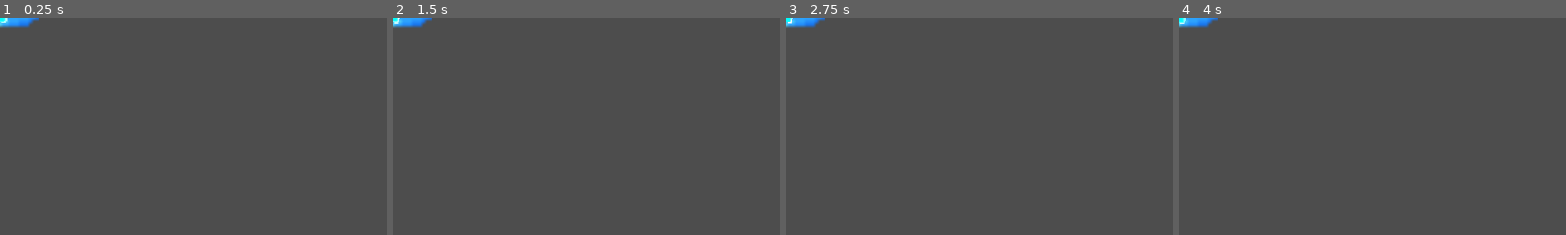
Above: before the commit, frames 1-4 (left to right).
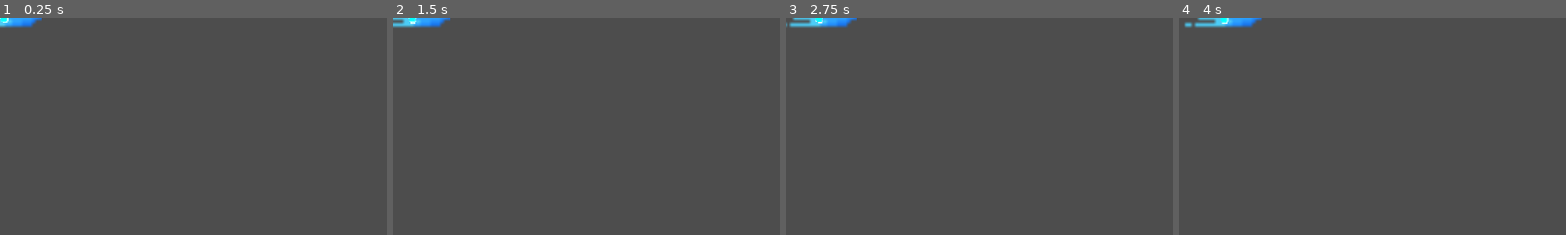
Above: after the commit, the same moments.

Repository: nathan-tang/astronautwithapen
Game: Godot game, scene res://Scenes/bullet.tscn
The game is run twice, just before and just after one commit, with the same random seed, the same clock (stepped at 60 frames per second) and the same inputs. This scene is started directly instead of the project's main scene.
Inputs (mouse positions are % of the whole screen's width and height, from its top left):
- Up to frame 1 (0.25 s): no input
- Up to frame 2 (1.5 s): tap Enter at 0.5 s; move the mouse to (72, 45) at 0.52 s; hold D (move_right) 0.53-1.25 s; tap E (spawn_enemy) at 0.6 s; click (72, 45) at 0.67 s; tap Space (jump) at 0.77, 1.25 s; drag from (30, 55) to (45, 70) at 1.27 s
- Up to frame 3 (2.75 s): tap Enter at 2 s; move the mouse to (60, 28) at 2.02 s; hold D (move_right) from 2.03 s (still down); tap E (spawn_enemy) at 2.1 s
- Up to frame 4 (4 s): release D (move_right) at 2.75 s; tap Space (jump) at 2.75, 3.77 s; drag from (45, 70) to (20, 35) at 2.77 s; move the mouse to (80, 65) at 3.52 s; hold A (move_left) from 3.53 s (still down); tap E (spawn_enemy) at 3.6 s
The pictures show only the part of the screen within x 0-50%, y 0-50%; the shares and areas given below are measured in that part.

The runs differ from the first frame. In frame 1, 0.1% of the frame differs, in the area x 0-11%, y 0-5%; in frame 2, 0.5%; in frame 3, 0.7%; in frame 4, 0.9%, in the area x 0-22%, y 0-5%.

Commit message:
homing bullet

Diff:
--- a/Scenes/bullet.tscn
+++ b/Scenes/bullet.tscn
@@ -4,7 +4,7 @@
 [ext_resource type="Texture2D" uid="uid://dwur6qpm4iabr" path="res://Assets/Sprites/blue_bullet.png" id="2_sprite"]
 
 [sub_resource type="CircleShape2D" id="CircleShape2D_1"]
-radius = 40.0
+radius = 20.0
 
 [node name="Bullet" type="RigidBody2D"]
 collision_layer = 2
--- a/Scripts/bullet.gd
+++ b/Scripts/bullet.gd
@@ -8,9 +8,16 @@
 
 @export_group("Bullet Settings")
 @export var bullet_speed: float = 800.0
+@export var acceleration: float = 1200.0  ## How fast bullet accelerates to max speed
 @export var lifetime: float = 5.0  ## Auto-destroy after this many seconds
 @export var damage: float = 10.0
 @export var pierce_count: int = 0  ## How many targets it can pierce through (0 = destroy on first hit)
+
+@export_group("Homing Settings")
+@export var homing_enabled: bool = true  ## Enable homing behavior
+@export var homing_strength: float = 3.0  ## How aggressively bullet turns (0-10, higher = sharper turns)
+@export var homing_range: float = 800.0  ## Max distance to detect targets (0 = infinite)
+@export var homing_delay: float = 0.0  ## Delay before homing activates (seconds)
 
 @export_group("Explosion Settings")
 @export var explosion_radius: float = 100.0
@@ -21,6 +28,11 @@
 var time_alive: float = 0.0
 var hits_remaining: int = 0
 var direction: Vector2 = Vector2.RIGHT
+var current_speed: float = 0.0  ## Current speed (accelerates from 0 to bullet_speed)
+
+# Homing state
+var current_target: Node2D = null
+var homing_active: bool = false
 
 # Visual components
 @onready var sprite: Sprite2D = $Sprite2D
@@ -37,6 +49,10 @@
 	lock_rotation = true  # Don't rotate from physics, only from code
 	freeze_mode = RigidBody2D.FREEZE_MODE_KINEMATIC  # Don't freeze when off-screen
 
+	# Enable contact monitoring for collision detection
+	contact_monitor = true
+	max_contacts_reported = 4
+
 	# Initialize pierce counter
 	hits_remaining = pierce_count + 1  # +1 for initial hit
 
@@ -48,6 +64,17 @@
 
 
 func _physics_process(delta: float) -> void:
+	# Accelerate to max speed
+	if current_speed < bullet_speed:
+		current_speed = min(current_speed + acceleration * delta, bullet_speed)
+
+	# Apply homing behavior
+	if homing_enabled and homing_active:
+		apply_homing(delta)
+	else:
+		# If not homing, just accelerate in the initial direction
+		linear_velocity = direction * current_speed
+
 	# Rotate sprite to match velocity direction
 	if linear_velocity.length() > 0:
 		rotation = linear_velocity.angle()
@@ -57,23 +84,93 @@
 	# Track lifetime
 	time_alive += delta
 
+	# Activate homing after delay
+	if homing_enabled and not homing_active and time_alive >= homing_delay:
+		homing_active = true
+
 	# Destroy after lifetime expires
 	if time_alive >= lifetime:
 		queue_free()
 
 
+func apply_homing(delta: float) -> void:
+	"""Smoothly steer bullet toward nearest slime enemy"""
+	# Update target if current target is invalid
+	if not is_instance_valid(current_target) or (current_target is SlimeEnemy and current_target.is_dead):
+		current_target = find_nearest_slime()
+
+	# If no valid target, continue straight
+	if not current_target:
+		return
+
+	# Check if target is within range
+	var distance_to_target = global_position.distance_to(current_target.global_position)
+	if homing_range > 0 and distance_to_target > homing_range:
+		current_target = null
+		return
+
+	# Calculate direction to target
+	var direction_to_target = (current_target.global_position - global_position).normalized()
+
+	# Get current velocity direction
+	var current_direction = linear_velocity.normalized()
+
+	# Smoothly interpolate between current direction and target direction
+	var new_direction = current_direction.lerp(direction_to_target, homing_strength * delta)
+
+	# Update velocity with new direction using current_speed (which accelerates)
+	linear_velocity = new_direction.normalized() * current_speed
+
+
+func find_nearest_slime() -> Node2D:
+	"""Find the nearest SlimeEnemy in the scene"""
+	var nearest_slime: Node2D = null
+	var nearest_distance: float = INF
+
+	# Get all nodes in the "enemies" group (you may need to add slimes to this group)
+	# Or search for all SlimeEnemy instances
+	var slimes = get_tree().get_nodes_in_group("enemies")
+
+	# Fallback: search all nodes for SlimeEnemy type if group is empty
+	if slimes.is_empty():
+		slimes = []
+		# Get all children of the root recursively and filter for SlimeEnemy
+		var all_nodes = get_tree().root.get_children()
+		for node in all_nodes:
+			_collect_slimes(node, slimes)
+
+	for slime in slimes:
+		if slime is SlimeEnemy and not slime.is_dead:
+			var distance = global_position.distance_to(slime.global_position)
+
+			# Check range limit
+			if homing_range > 0 and distance > homing_range:
+				continue
+
+			if distance < nearest_distance:
+				nearest_distance = distance
+				nearest_slime = slime
+
+	return nearest_slime
+
+
+func _collect_slimes(node: Node, slimes_array: Array) -> void:
+	"""Recursively collect all SlimeEnemy nodes"""
+	if node is SlimeEnemy:
+		slimes_array.append(node)
+
+	for child in node.get_children():
+		_collect_slimes(child, slimes_array)
+
+
 func _on_body_entered(body: Node) -> void:
 	# Emit hit signal
 	hit_target.emit(body, global_position)
 
-	# Decrement hits remaining
-	hits_remaining -= 1
-
-	# Destroy if no hits remaining
-	if hits_remaining <= 0:
-		create_impact_effect()
-		apply_explosion_force()
-		queue_free()
+	# Always destroy on contact with anything (planet, enemy, etc.)
+	create_impact_effect()
+	apply_explosion_force()
+	queue_free()
 
 
 func setup_trail_particles() -> void:
@@ -195,7 +292,8 @@
 	"""Initialize bullet with position and direction"""
 	global_position = spawn_position
 	direction = fire_direction.normalized()
-	linear_velocity = direction * bullet_speed
+	current_speed = 0.0  # Start at zero speed
+	linear_velocity = Vector2.ZERO  # Start with no velocity
 	rotation = direction.angle()
 
-	print("Bullet initialized at ", spawn_position, " with velocity ", linear_velocity)
+	print("Bullet initialized at ", spawn_position, " - will accelerate to ", bullet_speed)
--- a/Scripts/slime_enemy.gd
+++ b/Scripts/slime_enemy.gd
@@ -74,6 +74,9 @@
 
 
 func _ready() -> void:
+	# Add to enemies group for homing bullets
+	add_to_group("enemies")
+
 	# Create gravity component
 	gravity_component = GravityEntity.new()
 	add_child(gravity_component)
@@ -363,13 +366,13 @@
 	if not animated_sprite:
 		return
 
-	var original_modulate = animated_sprite.modulate
+	# Always restore to white, not the current modulate (which might be red)
 	animated_sprite.modulate = Color.RED
 	await get_tree().create_timer(0.1).timeout
 
 	# Only restore if still valid and not dead
 	if is_instance_valid(self) and is_instance_valid(animated_sprite) and not is_dead:
-		animated_sprite.modulate = original_modulate
+		animated_sprite.modulate = Color.WHITE
 
 
 func die() -> void:
